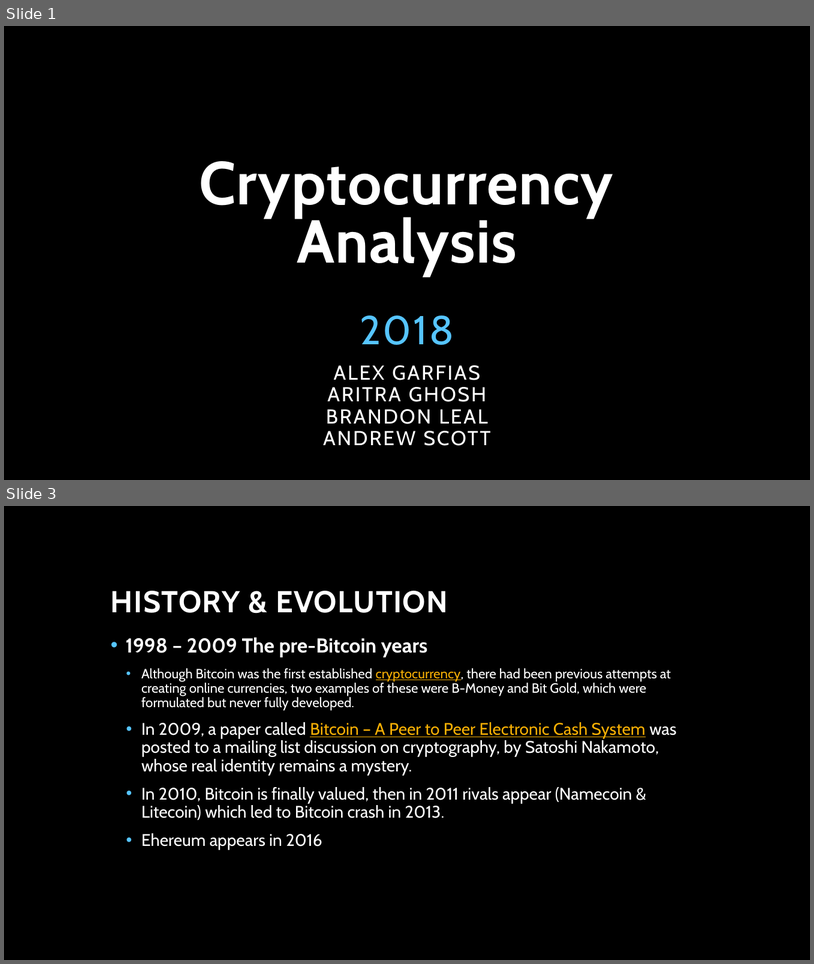
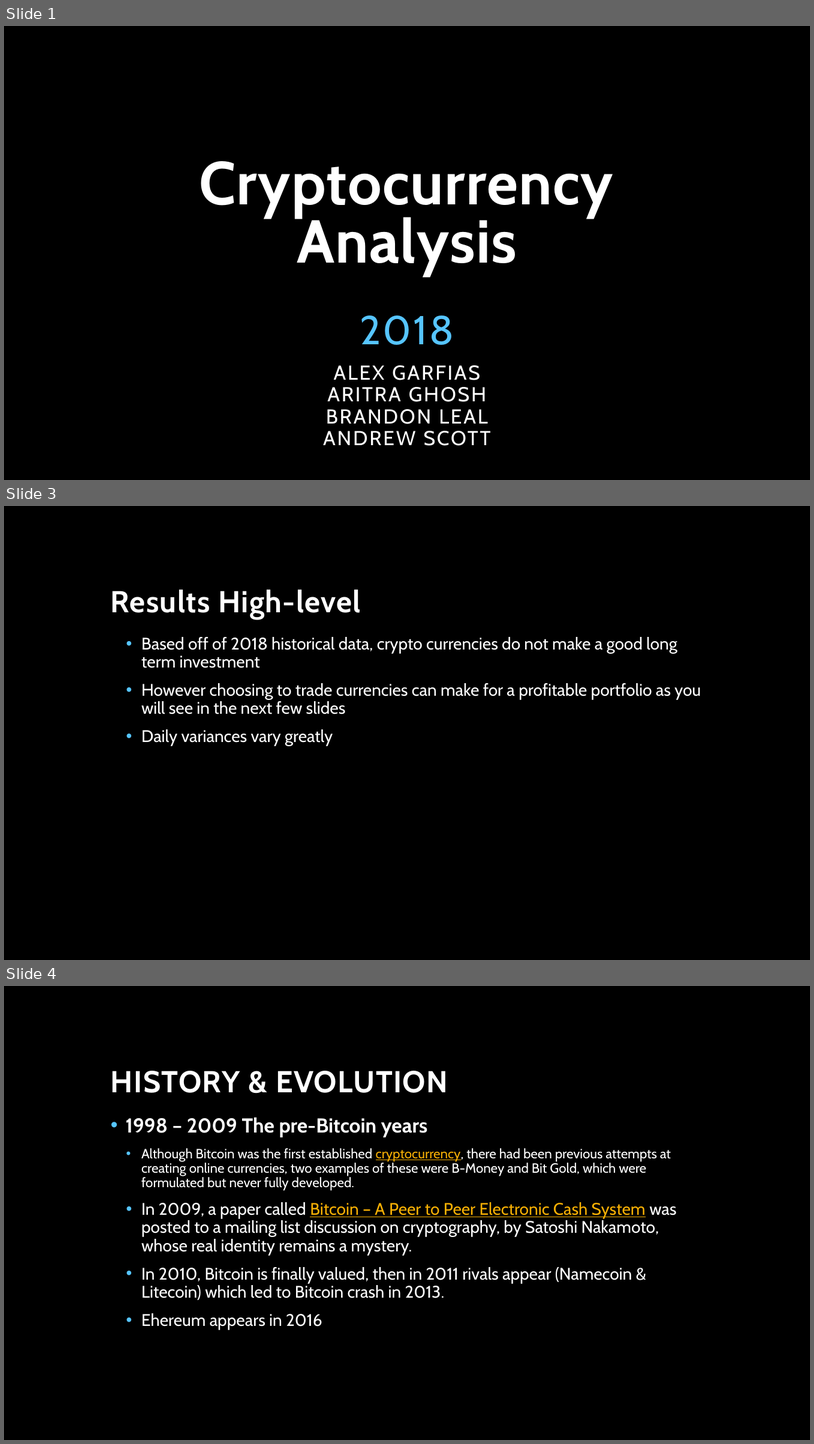
Before and after one commit to ascott4680/Project_01, a slide deck: Project 01.pptx. Shown one above the other, each under a label of ours: slides 1 and 3 before the commit, slides 1, 3 and 4 after it; the slides between them are not shown. The pictures are 814x964 and 814x1444 pixels, drawn with LibreOffice and Linux fonts; fonts in the diff are those of the drawing; background and template pictures are left out. Boxes give left, top, right and bottom in pixels: in the first picture for what was removed or moved away, otherwise in the second. Text is boxed around its words. In the diff, an @@ line names an element or a change of style, - is before the commit and + after.

```diff
--- a/Project 01.pptx
+++ b/Project 01.pptx
@@ slide 3 added at (4, 506, 810, 960), background picture (left out) @@
@@ title added at (111, 589, 361, 619), 36 pt, text #FFFFFF, bold @@
+Results High-level
@@ text added at (141, 637, 701, 746), 20 pt, text #FFFFFF @@
+  • Based off of 2018 historical data, crypto currencies do not make a good long term investment
+  • However choosing to trade currencies can make for a profitable portfolio as you will see in the next few slides
+  • Daily variances vary greatly
@@ what was slide 3 is now slide 4 @@
```
Also in this commit, not shown: 1 slide changed, 1 other file.
